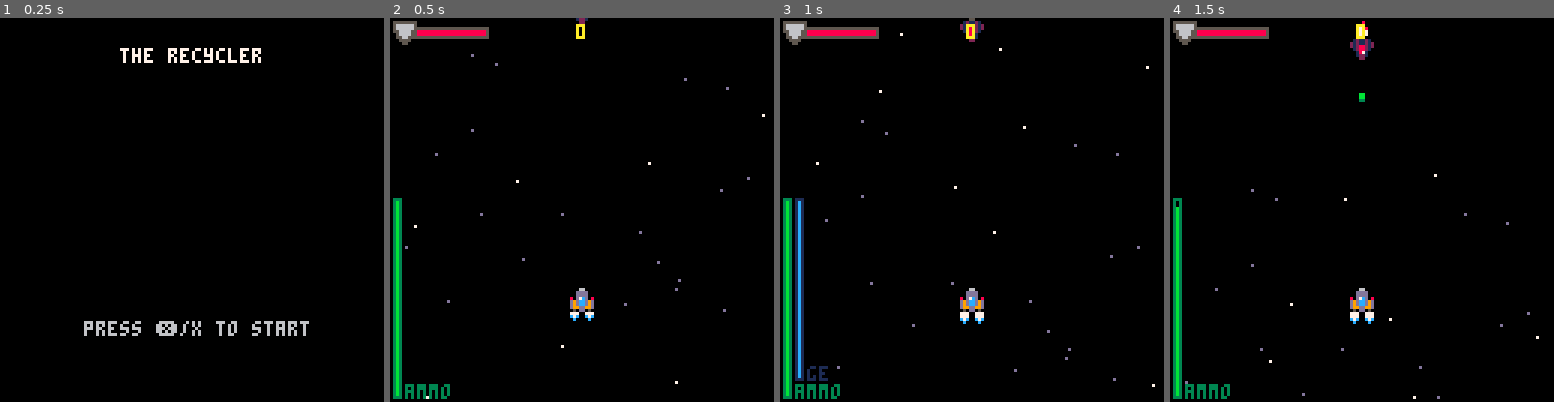
Above: before the commit, frames 1-4 (left to right).
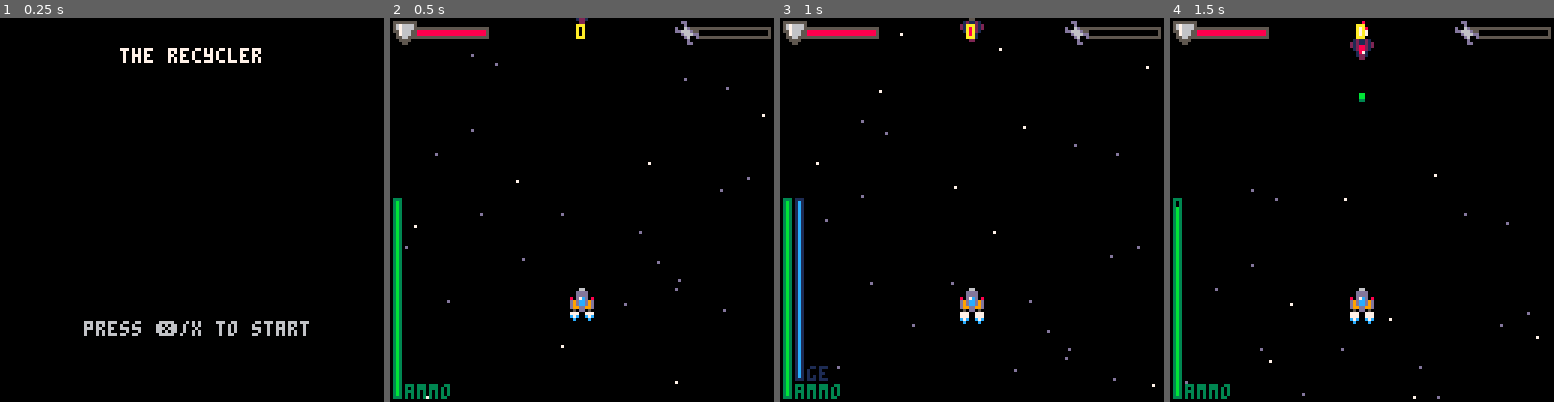
Above: after the commit, the same moments.

Repository: Sreaz0ne/the-recycler-p8
Game: PICO-8 cartridge the_recycler.p8
The game is run twice, just before and just after one commit, with the same random seed, the same clock (stepped at 60 frames per second) and the same inputs.
Inputs:
- Up to frame 1 (0.25 s): no input
- Up to frame 2 (0.5 s): tap X (X key) at 0.33 s
- Up to frame 3 (1 s): tap O (Z key) at 0.7 s
- Up to frame 4 (1.5 s): tap X (X key) at 1.07 s

Frame 1 is identical in both runs. In frame 2, 0.5% of the frame differs, in the area x 2-100%, y 0-8%; in frame 3, 0.5%; in frame 4, 0.5%.

Commit message:
Add scraps when enemy explodes

Diff:
--- a/the_recycler.p8
+++ b/the_recycler.p8
@@ -97,6 +97,7 @@
 	expls={}
 	timetogo=0
 	init_vacumm_part()
+	scraps={}
 end
 
 function updt_game()
@@ -105,6 +106,7 @@
 	updt_stars()
 	updt_expls()
 	updt_enemies()
+	updt_scraps()
 	updt_plyr()
 	updt_vcm()
 	updt_bullets()
@@ -128,21 +130,12 @@
 	for s in all(stars) do
 		pset(s.x,s.y,s.col)
 	end
+	--scraps
+	drw_scraps()
+	--expls
+	drw_expls()
 	--enemies
-	for e in all(enemies) do
-		if e.flsh>0 then
-			for i=1,15 do
-				pal(i,7)
-			end
-		end
-		spr(32,e.x,e.y)
-		spr(
-			e.flamespr,
-			e.x,
-			e.y-8
-		)
-		pal()
-	end
+	drw_enemies()
 	--ship
 	drw_plyr()
 	--vacuum cleaner
@@ -151,8 +144,6 @@
 	for b in all(bullets) do
 		spr(b.sprt,b.x,b.y)
 	end
-	--expls
-	drw_expls()
 	--** hud **
 	drw_hud()
 end
@@ -245,7 +236,8 @@
 		timetoshoot=11,
 		invul=0,
 		ammo=30,
-		ammomax=30
+		ammomax=30,
+		scraps=0
 	}
 end
 
@@ -265,14 +257,16 @@
 	end
 
 	if btn(➡️)
-	and plyr.x+plyr.speed<=120 then
+	and plyr.x+plyr.speed<=120
+	and btn(⬅️)==false then
 		plyr.x+=plyr.speed
 		plyr.sprt=2
 		fsmax=23
 		fsmin=20
 	end
 	if btn(⬅️)
-	and plyr.x-plyr.speed>=0 then
+	and plyr.x-plyr.speed>=0
+	and btn(➡️)==false then
 	 plyr.x-=plyr.speed
 	 plyr.sprt=1
 	 fsmax=23
@@ -405,7 +399,7 @@
 		end
 
 		--del enemy out of the screen
-		if e.y >= 128+8 then
+		if e.y >= 135 then
 			del(enemies,e)
 		end
 	end
@@ -417,12 +411,28 @@
 	e.flsh=4
 	if e.hp <= 0 then
 		explod(e.x+4,e.y+4)
+		add_scrap(e.x,e.y,e.speed)
 		del(enemies,e)
 		score+=100
 	end
 end
 
-
+function drw_enemies()
+	for e in all(enemies) do
+		if e.flsh>0 then
+			for i=1,15 do
+				pal(i,7)
+			end
+		end
+		spr(32,e.x,e.y)
+		spr(
+			e.flamespr,
+			e.x,
+			e.y-8
+		)
+		pal()
+	end
+end
 -->8
 --bullets
 
@@ -463,7 +473,8 @@
 function updt_bullets()
 	for b in all(bullets) do
 		b.y-=b.speed
-		if b.y < -7 then
+		if b.y < -7
+		or b.y > 135 then
 			del(bullets,b)
 		end
 
@@ -483,8 +494,8 @@
 			end
 			if coll(b,vcm)
 			and isvcm==1 then
-				b.y+=vcm.vspeed
-				if (b.y+b.box.y2)>=(plyr.y-1) then
+				local vacuumed=vacuum(b)
+				if vacuumed==1 then
 					plyr.ammo+=5
 					if (plyr.ammo>plyr.ammomax) plyr.ammo=plyr.ammomax
 					del(bullets,b)
@@ -524,6 +535,18 @@
 		)
 	end
 	spr(50,1,1)
+	--scraps bar
+	rect(102,3,126,6,5)
+	if plyr.scraps>0 then
+		rectfill(
+			103,
+			4,
+			103+(plyr.scraps*22/10),
+			5,
+			6
+		)
+	end
+	spr(51,95,1)
 	--ammo bar
 	if plyr.ammo==0 then
 		pal(3,8)
@@ -642,7 +665,7 @@
 		box={x1=0,x2=7,y1=0,y2=14},
 		vspeed=0.6,
 		energy=nil,
-		gemax=40,
+		gemax=45,
 		chargspeed=0.15,
 		dischargspeed=0.55,
 		needfullcharg=0
@@ -708,6 +731,53 @@
 		for v in all(vcmpart) do
 			pset(v.x,v.y,v.colr)
 		end
+	end
+end
+
+function vacuum(o)
+	o.y+=vcm.vspeed
+	if (o.y+o.box.y2)>=(plyr.y-1) then
+		--return 1 if is vacuumed
+		return 1
+	end
+	return 0
+end
+-->8
+--scraps
+function add_scrap(x,y,spd)
+	local scrap={
+	 sprt=52,
+	 x=x,
+	 y=y,
+	 speed=spd,
+	 box={x1=0,x2=7,y1=0,y2=7}
+	}
+
+	add(scraps,scrap)
+end
+
+function updt_scraps()
+	for s in all(scraps) do
+		s.y+=s.speed
+		if coll(s,vcm)
+		and isvcm==1 then
+			local vacuumed=vacuum(s)
+			if vacuumed==1 then
+				plyr.scraps+=1
+				del(scraps,s)
+			end
+		end
+
+		--del scrap out of the screen
+		if s.y >= 135 then
+			del(scraps,s)
+		end
+	end
+end
+
+function drw_scraps()
+	for s in all(scraps) do
+		spr(s.sprt,s.x,s.y)
 	end
 end
 __gfx__
@@ -735,13 +805,13 @@
 00187100000000000000000000000000000000000000000000000000000000000000000000000000000000000000000000000000000000000000000000000000
 00122100000000000000000000000000000000000000000000000000000000000000000000000000000000000000000000000000000000000000000000000000
 00022000000000000000000000000000000000000000000000000000000000000000000000000000000000000000000000000000000000000000000000000000
-000bb000000000005555555500000000000000000000000000000000000000000000000000000000000000000000000000000000000000000000000000000000
-000bb000000000005666666500000000000000000000000000000000000000000000000000000000000000000000000000000000000000000000000000000000
-00033000000000005666666500000000000000000000000000000000000000000000000000000000000000000000000000000000000000000000000000000000
-00000000000000005566665500000000000000000000000000000000000000000000000000000000000000000000000000000000000000000000000000000000
-00000000000000000566665000000000000000000000000000000000000000000000000000000000000000000000000000000000000000000000000000000000
-00000000000880000556655000000000000000000000000000000000000000000000000000000000000000000000000000000000000000000000000000000000
-00000000000ee0000055550000000000000000000000000000000000000000000000000000000000000000000000000000000000000000000000000000000000
-00000000000ee0000005500000000000000000000000000000000000000000000000000000000000000000000000000000000000000000000000000000000000
-
-
+000bb000000000005555555500dd0000056500650000000000000000000000000000000000000000000000000000000000000000000000000000000000000000
+000bb0000000000056766665000d0000005600660000000000000000000000000000000000000000000000000000000000000000000000000000000000000000
+000330000000000056766665d006d555000005550000000000000000000000000000000000000000000000000000000000000000000000000000000000000000
+000000000000000055766655dd666d55565000000000000000000000000000000000000000000000000000000000000000000000000000000000000000000000
+00000000000000000576665000d666dd566000500000000000000000000000000000000000000000000000000000000000000000000000000000000000000000
+000000000008800005566550000d600d057505500000000000000000000000000000000000000000000000000000000000000000000000000000000000000000
+00000000000ee000005555000000d000056606500000000000000000000000000000000000000000000000000000000000000000000000000000000000000000
+00000000000ee000000550000000dd00005505500000000000000000000000000000000000000000000000000000000000000000000000000000000000000000
+
+
